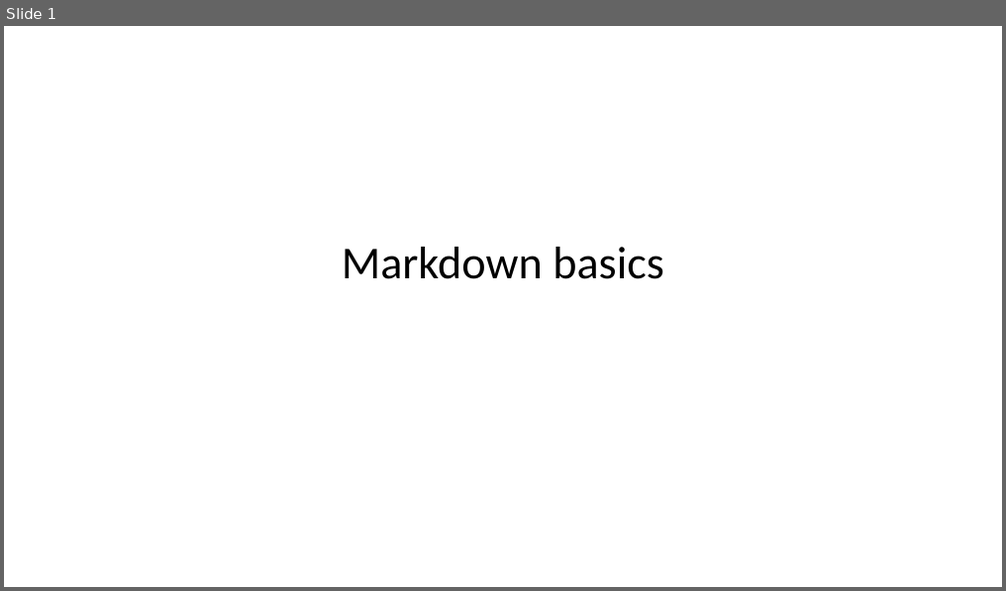
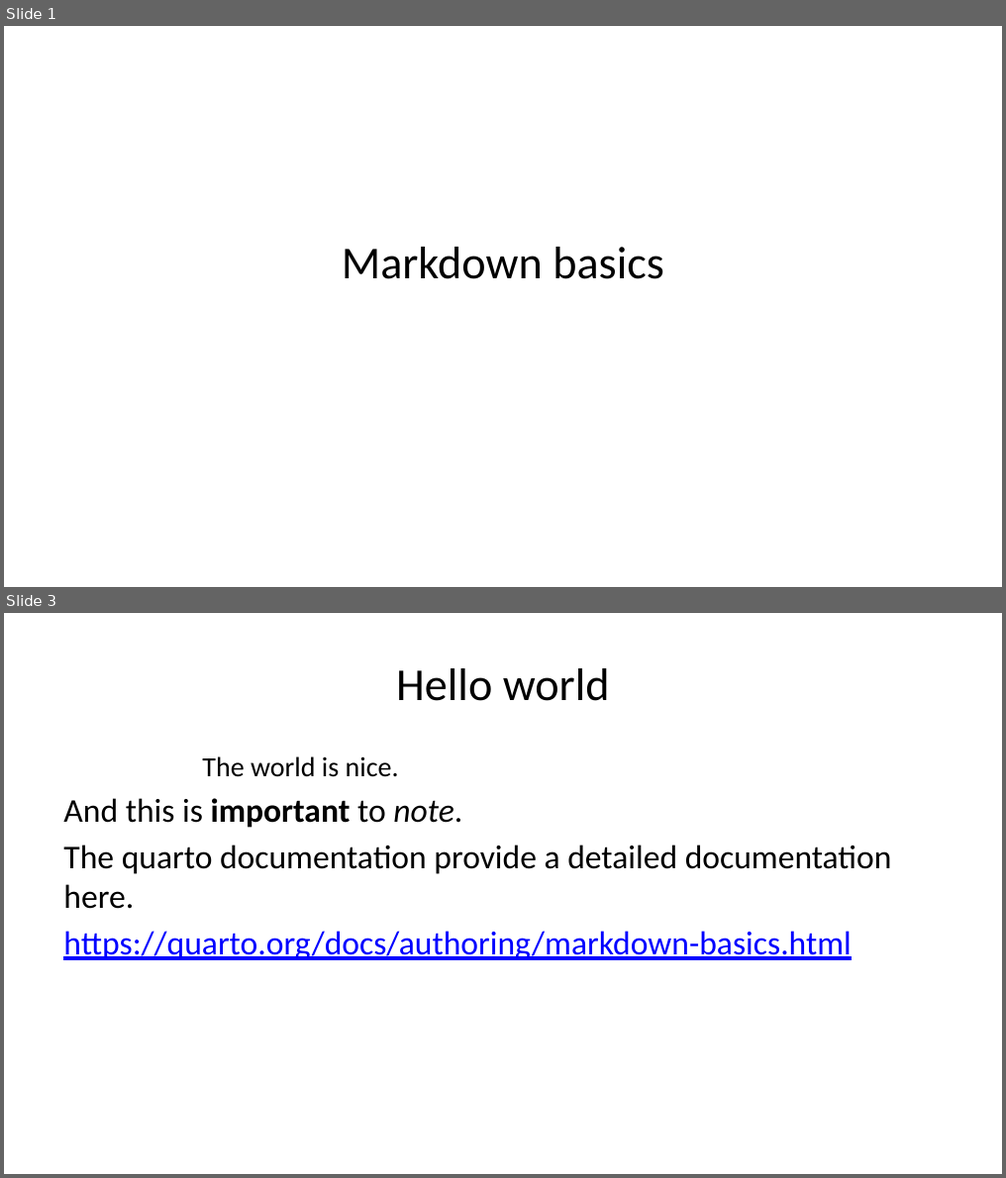
Before and after one commit to smart-edtech/smarties, a slide deck: usage/markdown.pptx. Shown one above the other, each under a label of ours: slide 1 before the commit, slides 1 and 3 after it; the slides between them are not shown. The pictures are 1006x591 and 1006x1178 pixels, drawn with LibreOffice and Linux fonts; fonts in the diff are those of the drawing. Boxes give left, top, right and bottom in pixels: in the first picture for what was removed or moved away, otherwise in the second. Text is boxed around its words. In the diff, an @@ line names an element or a change of style, - is before the commit and + after.

```diff
--- a/usage/markdown.pptx
+++ b/usage/markdown.pptx
@@ slide 3 added at box(4, 613, 1002, 1174), background #FFFFFF @@
@@ title added at box(396, 668, 610, 701), 33 pt, text #000000 @@
+Hello world
@@ text added at box(63, 757, 892, 960), 24 pt, text #000000 @@
+The world is nice.
+And this is important to note.
+The quarto documentation provide a detailed documentation here.
+https://quarto.org/docs/authoring/markdown-basics.html
```
Also in this commit, not shown: 1 other slide added, 1 slide removed, 7 other files.
